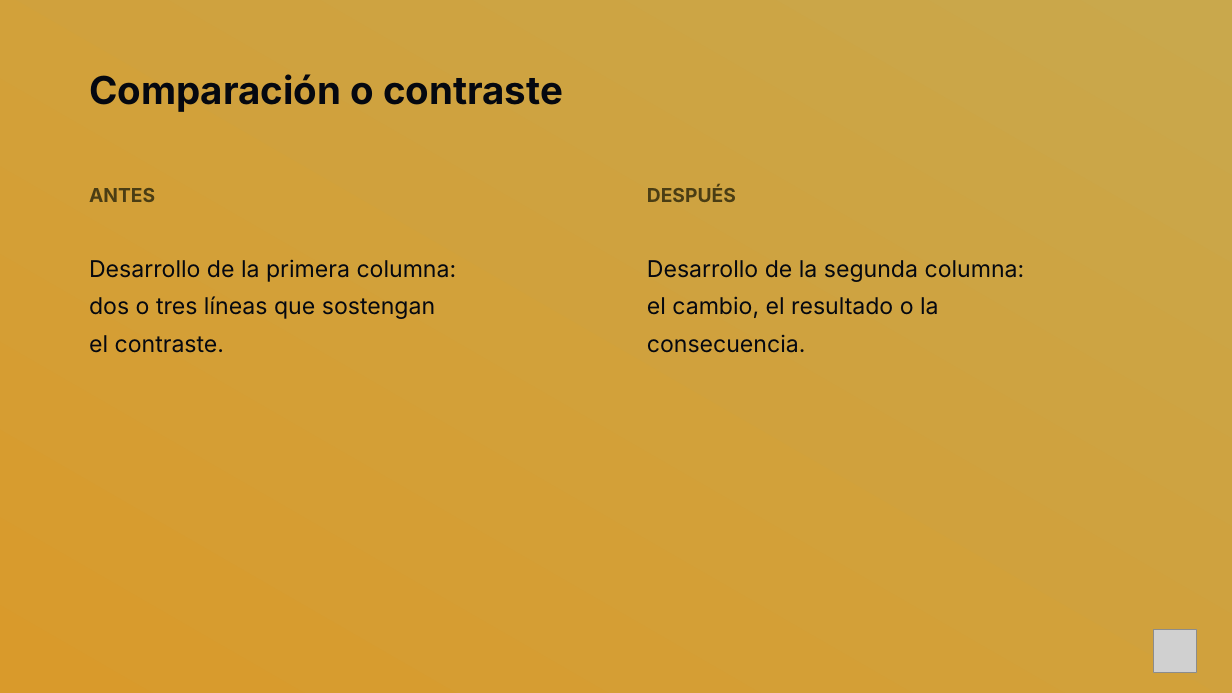
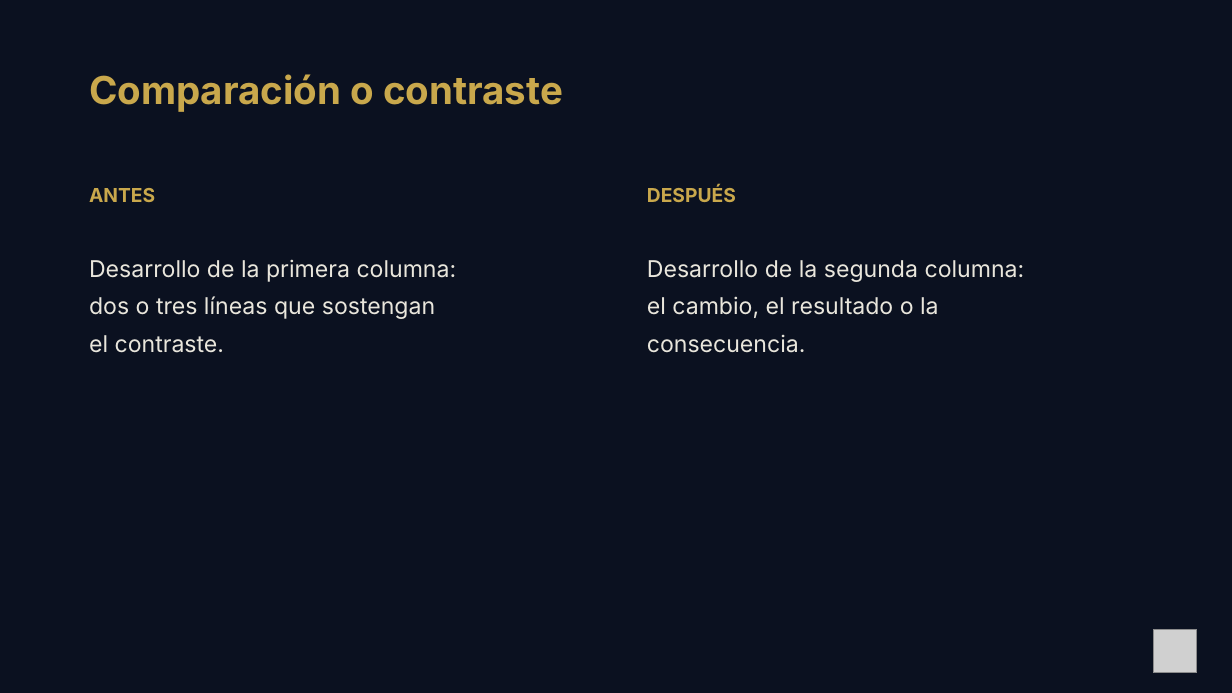
Before and after one commit to ChristianLuciani/brand-kit-christianluciani, a slide deck: slide 7 of templates/ppt/plantilla-gold.pptx. Drawn at 1232x693 pixels with LibreOffice and Linux fonts; fonts in the diff are those of the drawing; grey boxes stand for pictures; background and template pictures are left out. Boxes give left, top, right and bottom in pixels: in the first picture for what was removed or moved away, otherwise in the second. Text is boxed around its words. In the diff, an @@ line names an element or a change of style, - is before the commit and + after.

```diff
--- a/templates/ppt/plantilla-gold.pptx
+++ b/templates/ppt/plantilla-gold.pptx
@@ background gradient #C9A84C to #D99A2B to picture (left out) @@
@@ text "Comparación o contraste" at [89, 74, 563, 112]: text colour #050810 to #C9A84C @@
@@ text "ANTES" at [89, 188, 155, 202]: text colour #4A3D14 to #C9A84C @@
@@ text "DESPUÉS" at [647, 185, 736, 202]: text colour #4A3D14 to #C9A84C @@
@@ text "Desarrollo de la primera columna:" at [89, 259, 457, 353]: text colour #050810 to #E9E6DC @@
@@ text "Desarrollo de la segunda columna:" at [647, 260, 1025, 353]: text colour #050810 to #E9E6DC @@
```
Also in this commit, not shown: 10 other slides changed, 14 other files.
